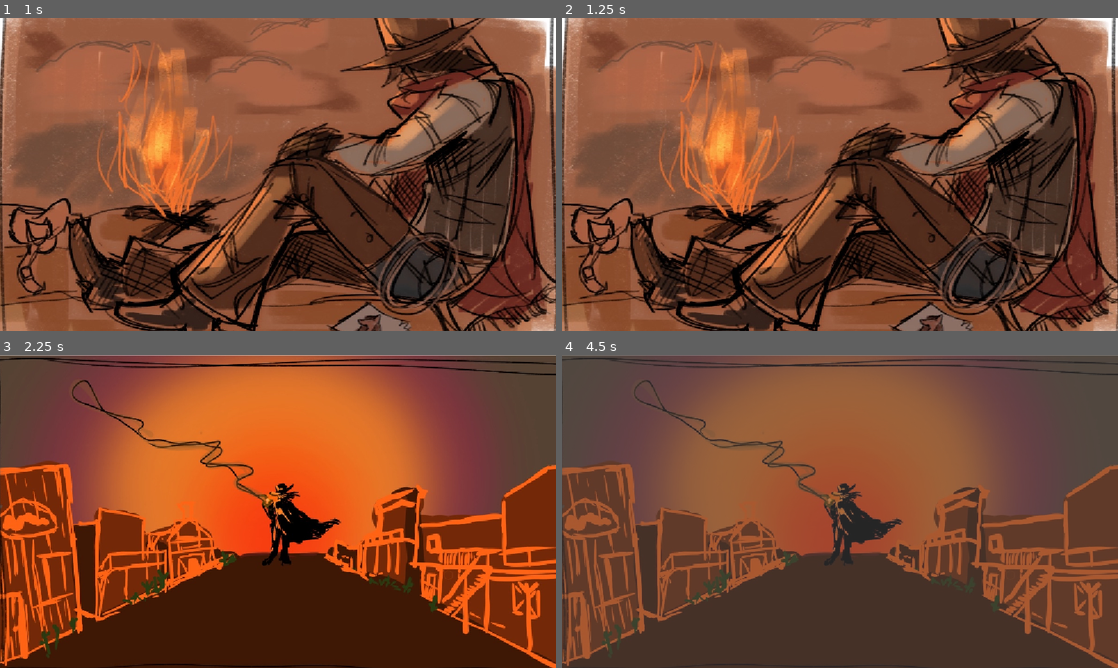
Above: before the commit, frames 1-4 (two rows, left to right).
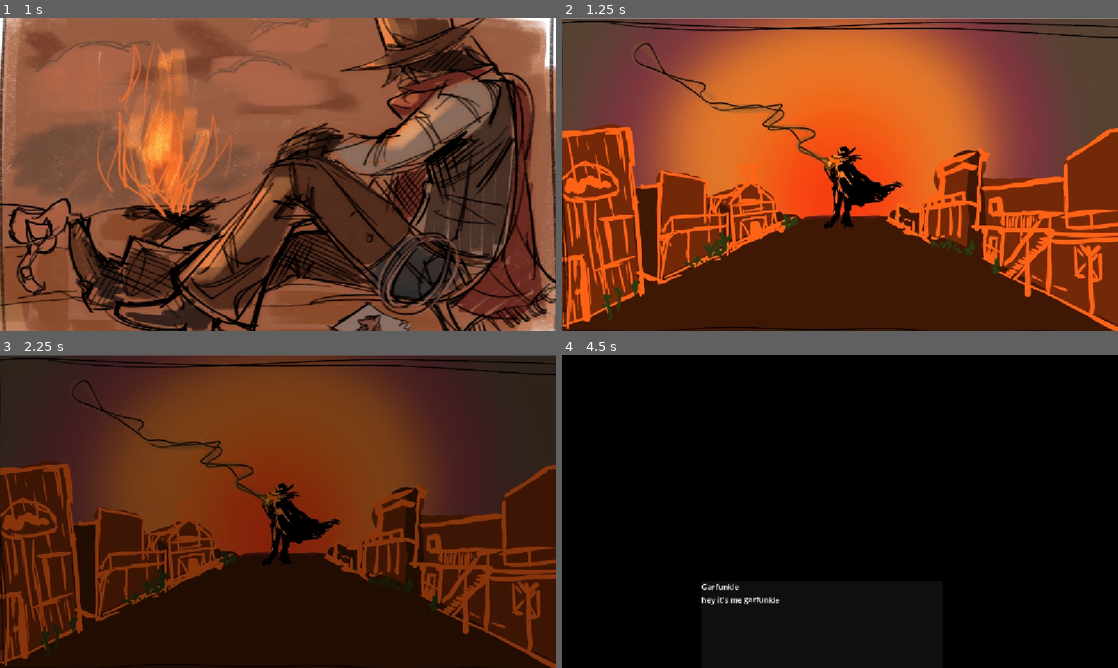
Above: after the commit, the same moments.

Repository: gmuGADIG/DEADSHOT
Game: Godot game, scene res://test_scenes/cutscene_text_test.tscn
Two runs of this game, one before a commit and one after it. Both use one fixed random seed, a clock stepped at 60 frames per second and the inputs below. This scene is started directly instead of the project's main scene.
Inputs (mouse positions are in pixels of both pictures, inside the frame that each line leads up to):
- Up to frame 1 (1 s): tap Enter at 0.5 s; move the mouse to (400, 158) at 0.52 s; press the mouse at (400, 158) at 0.53 s; hold D (move_right) from 0.53 s (still down)
- Up to frame 2 (1.25 s): keep holding D (move_right)
- Up to frame 3 (2.25 s): move the mouse to (166, 527) at 1.27 s; release D (move_right) at 1.28 s; release the mouse at (166, 527) at 1.28 s; hold S (move_down) 1.28-2.03 s; tap E (interact) at 1.35 s; tap Space (roll) at 2 s; move the mouse to (333, 442) at 2.02 s; hold D (move_right) from 2.03 s (still down); hold Shift (quick_purchase) from 2.03 s (still down)
- Up to frame 4 (4.5 s): tap Enter at 2.75 s; move the mouse to (812, 574) at 2.77 s; release D (move_right) at 2.78 s; release Shift (quick_purchase) at 2.78 s; hold W (move_up) 2.78-3.53 s; tap Space (roll) at 2.85, 3.5 s; move the mouse to (1006, 558) at 3.52 s; hold Right mouse button (whip) 3.53-4.28 s; hold A (move_left) from 3.53 s (still down); move the mouse to (673, 464) at 4.27 s; click (673, 464) at 4.35 s

Frame 1 is identical in both runs. In frame 2, 88% of the frame differs, in the area x 0-100%, y 0-100%; in frame 3, 98%; in frame 4, 100%.

Commit message:
make cutscene text system a bit more modular

Diff:
--- a/test_scenes/cutscene_text_test.gd
+++ b/test_scenes/cutscene_text_test.gd
@@ -2,22 +2,32 @@
 @onready var tap_button : TextureButton = $TextureButton
 @onready var animator : AnimationPlayer = $AnimationPlayer
 @onready var text : Node2D = $Text
-@export var timeline:DialogTimeline
+
+@export var timelines: Array[DialogTimeline]
+#@export var timeline:DialogTimeline
+
+func play_timeline(timeline_idx: int) -> void:
+	animator.pause()
+	Dialog.play(timelines[timeline_idx])
+	await text_finished()
+	animator.play()
 
 func _ready()->void:
 	tap_button.hide()
 
-	animator.play("before_dialogue")
+	animator.play("cutscene")
 	await animator.animation_finished
-
-	Dialog.play(timeline)
-	await text_finished()
-
-	animator.play("after_dialogue")
-	await animator.animation_finished
-
 	await show_advance_prompt()
 	get_tree().change_scene_to_file("res://world/levels/desert_intro/level_desert_intro.tscn")
+
+	#animator.play("before_dialogue")
+	#await animator.animation_finished
+#
+	#Dialog.play(timeline)
+	#await text_finished()
+	#
+	#animator.play("after_dialogue")
+	#await animator.animation_finished
 
 func text_finished() -> void:
 	while Dialog.panel.visible:
--- a/test_scenes/cutscene_text_test.tscn
+++ b/test_scenes/cutscene_text_test.tscn
@@ -1,45 +1,11 @@
-[gd_scene load_steps=13 format=3 uid="uid://bcvw4b8fvxwum"]
+[gd_scene load_steps=10 format=3 uid="uid://bcvw4b8fvxwum"]
 
 [ext_resource type="Script" uid="uid://c1bnxnohhlms" path="res://test_scenes/cutscene_text_test.gd" id="1_h7t7a"]
 [ext_resource type="Texture2D" uid="uid://cql7y5vsb68dv" path="res://temp_art/rough_drafts/cutscene/cutscene1.png" id="2_8k56t"]
+[ext_resource type="Script" uid="uid://rvaetvwo5p3h" path="res://systems/dialog/dialog_timeline.gd" id="2_8lxff"]
+[ext_resource type="Resource" uid="uid://x0yh4numjl12" path="res://world/npc/test/test_timeline.tres" id="3_8kcv5"]
 [ext_resource type="Texture2D" uid="uid://d14m6jdmbadnh" path="res://temp_art/rough_drafts/cutscene/cutscene2.png" id="3_c1kdk"]
 [ext_resource type="Texture2D" uid="uid://ddhyw81vkbsyb" path="res://temp_art/rough_drafts/cutscene/cutscene3.png" id="4_c1kdk"]
-[ext_resource type="Texture2D" uid="uid://boauxw7dvftyt" path="res://temp_art/rough_drafts/cutscene/cutscene4.png" id="5_x4i8e"]
-[ext_resource type="Script" uid="uid://rvaetvwo5p3h" path="res://systems/dialog/dialog_timeline.gd" id="7_8kcv5"]
-
-[sub_resource type="Resource" id="Resource_8lxff"]
-script = ExtResource("7_8kcv5")
-dialog = "This is cutscene text.
-This is more cutscene text."
-metadata/_custom_type_script = "uid://rvaetvwo5p3h"
-
-[sub_resource type="Animation" id="Animation_x4i8e"]
-resource_name = "before_dialogue"
-length = 5.0
-tracks/0/type = "value"
-tracks/0/imported = false
-tracks/0/enabled = true
-tracks/0/path = NodePath("AnimationPlayer/TextureRect:texture")
-tracks/0/interp = 1
-tracks/0/loop_wrap = true
-tracks/0/keys = {
-"times": PackedFloat32Array(0, 2),
-"transitions": PackedFloat32Array(1, 1),
-"update": 1,
-"values": [ExtResource("2_8k56t"), ExtResource("3_c1kdk")]
-}
-tracks/1/type = "value"
-tracks/1/imported = false
-tracks/1/enabled = true
-tracks/1/path = NodePath("AnimationPlayer/TextureRect:modulate")
-tracks/1/interp = 1
-tracks/1/loop_wrap = true
-tracks/1/keys = {
-"times": PackedFloat32Array(4, 5),
-"transitions": PackedFloat32Array(1, 1),
-"update": 0,
-"values": [Color(1, 1, 1, 1), Color(1, 1, 1, 0)]
-}
 
 [sub_resource type="Animation" id="Animation_8lxff"]
 length = 0.001
@@ -68,9 +34,10 @@
 "values": [Color(1, 1, 1, 1)]
 }
 
-[sub_resource type="Animation" id="Animation_8kcv5"]
-resource_name = "after_dialogue"
-length = 5.0
+[sub_resource type="Animation" id="Animation_c1kdk"]
+resource_name = "cutscene"
+length = 4.0
+step = 0.25
 tracks/0/type = "value"
 tracks/0/imported = false
 tracks/0/enabled = true
@@ -78,10 +45,10 @@
 tracks/0/interp = 1
 tracks/0/loop_wrap = true
 tracks/0/keys = {
-"times": PackedFloat32Array(0, 3),
-"transitions": PackedFloat32Array(1, 1),
+"times": PackedFloat32Array(0, 1, 2.5),
+"transitions": PackedFloat32Array(1, 1, 1),
 "update": 1,
-"values": [ExtResource("4_c1kdk"), ExtResource("5_x4i8e")]
+"values": [ExtResource("2_8k56t"), ExtResource("3_c1kdk"), ExtResource("4_c1kdk")]
 }
 tracks/1/type = "value"
 tracks/1/imported = false
@@ -90,27 +57,35 @@
 tracks/1/interp = 1
 tracks/1/loop_wrap = true
 tracks/1/keys = {
-"times": PackedFloat32Array(0, 1),
-"transitions": PackedFloat32Array(1, 1),
+"times": PackedFloat32Array(0, 2, 2.5, 3),
+"transitions": PackedFloat32Array(1, 1, 1, 1),
 "update": 0,
-"values": [Color(1, 1, 1, 0), Color(1, 1, 1, 1)]
+"values": [Color(1, 1, 1, 1), Color(1, 1, 1, 1), Color(0, 0, 0, 1), Color(1, 1, 1, 1)]
 }
-
-[sub_resource type="Animation" id="Animation_ar7hv"]
-resource_name = "black_transition"
-length = 1.5
+tracks/2/type = "method"
+tracks/2/imported = false
+tracks/2/enabled = true
+tracks/2/path = NodePath(".")
+tracks/2/interp = 1
+tracks/2/loop_wrap = true
+tracks/2/keys = {
+"times": PackedFloat32Array(2.5),
+"transitions": PackedFloat32Array(1),
+"values": [{
+"args": [0],
+"method": &"play_timeline"
+}]
+}
 
 [sub_resource type="AnimationLibrary" id="AnimationLibrary_8kcv5"]
 _data = {
 &"RESET": SubResource("Animation_8lxff"),
-&"after_dialogue": SubResource("Animation_8kcv5"),
-&"before_dialogue": SubResource("Animation_x4i8e"),
-&"black_transition": SubResource("Animation_ar7hv")
+&"cutscene": SubResource("Animation_c1kdk")
 }
 
 [node name="CutsceneTextTest" type="Node2D"]
 script = ExtResource("1_h7t7a")
-timeline = SubResource("Resource_8lxff")
+timelines = Array[ExtResource("2_8lxff")]([ExtResource("3_8kcv5")])
 
 [node name="TextureButton" type="TextureButton" parent="."]
 z_index = 2
@@ -139,6 +114,7 @@
 }
 
 [node name="TextureRect" type="TextureRect" parent="AnimationPlayer"]
+z_index = -100
 anchors_preset = 15
 anchor_right = 1.0
 anchor_bottom = 1.0
